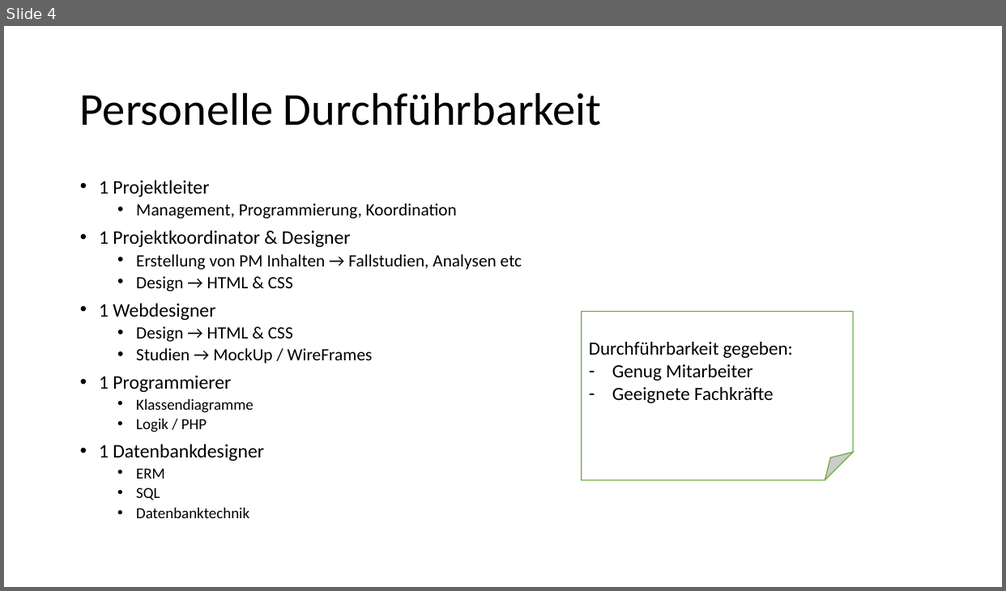
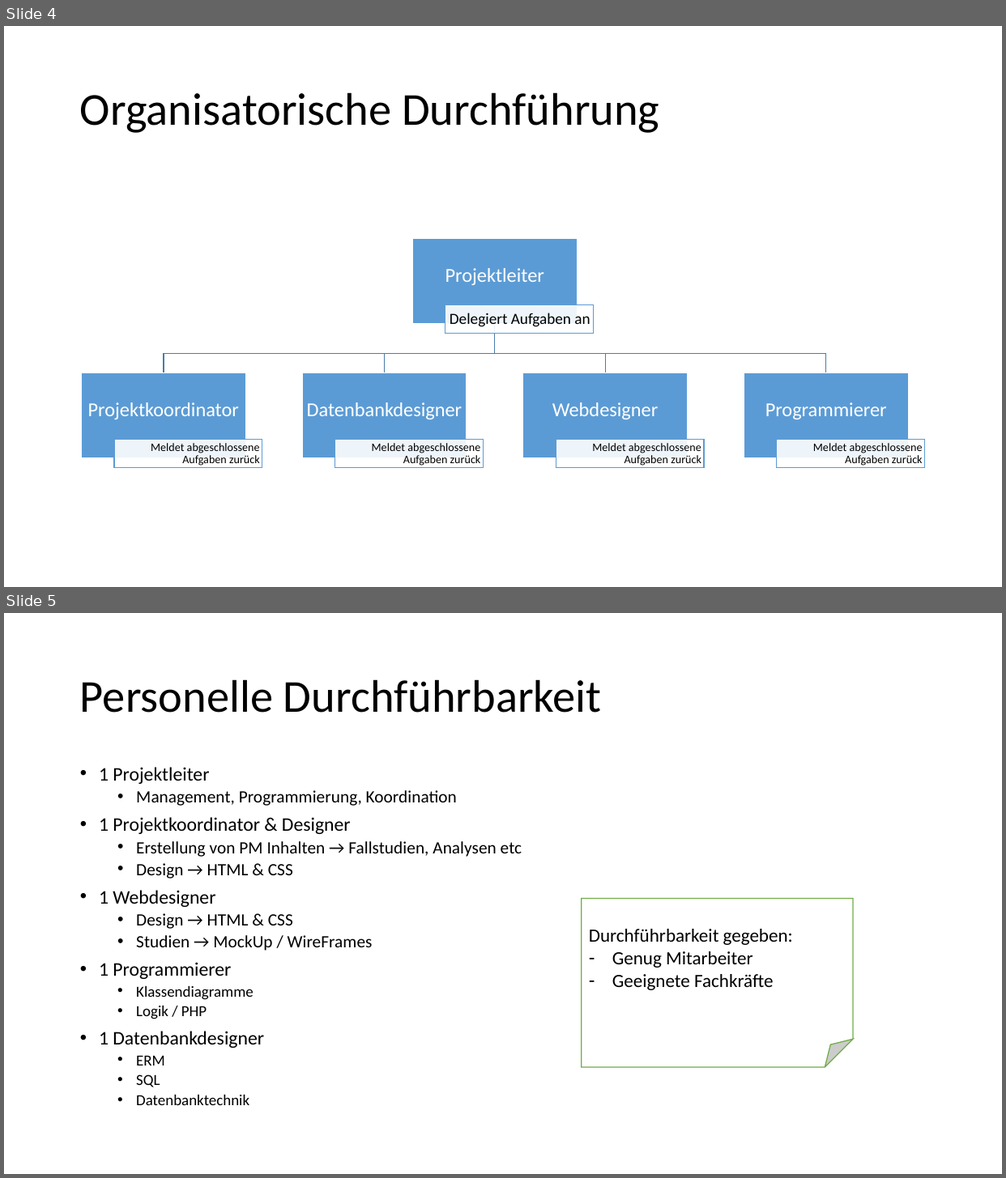
Before and after one commit to Masterarth/PM, a slide deck: documents/projectmanagement/Allgemeines/Machbarkeitsstudie.pptx. Shown one above the other, each under a label of ours: slide 4 before the commit, slides 4 and 5 after it. The pictures are 1006x591 and 1006x1178 pixels, drawn with LibreOffice and Linux fonts; fonts in the diff are those of the drawing. Boxes give left, top, right and bottom in pixels: in the first picture for what was removed or moved away, otherwise in the second. Text is boxed around its words. In the diff, an @@ line names an element or a change of style, - is before the commit and + after.

```diff
--- a/documents/projectmanagement/Allgemeines/Machbarkeitsstudie.pptx
+++ b/documents/projectmanagement/Allgemeines/Machbarkeitsstudie.pptx
@@ slide 4 added at [4, 26, 1002, 587], background #FFFFFF @@
@@ title added at [80, 92, 659, 133], 44 pt, text #000000 @@
+Organisatorische Durchführung
@@ group added at [81, 238, 925, 468]: 10 rectangles, 10 texts, 4 freeform shapes @@
+Projektleiter
+Delegiert Aufgaben an
+Projektkoordinator
+Meldet abgeschlossene Aufgaben zurück
+Datenbankdesigner
+Meldet abgeschlossene Aufgaben zurück
+Webdesigner
+Meldet abgeschlossene Aufgaben zurück
+Programmierer
+Meldet abgeschlossene Aufgaben zurück
@@ what was slide 4 is now slide 5 @@
```
Also in this commit, not shown: 2 slides changed, 5 other slides added.
